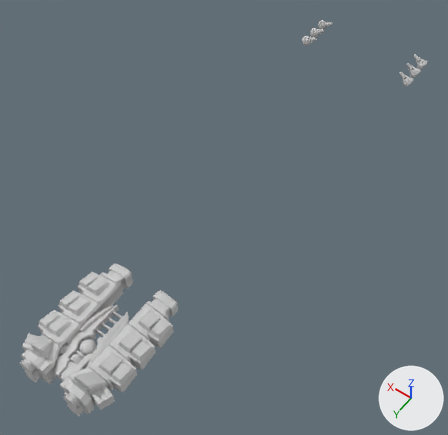
The FBX model プロトタイプ/ShootingGame/Assets/3DObj/big-core-mk3.fbx, before and after one commit.
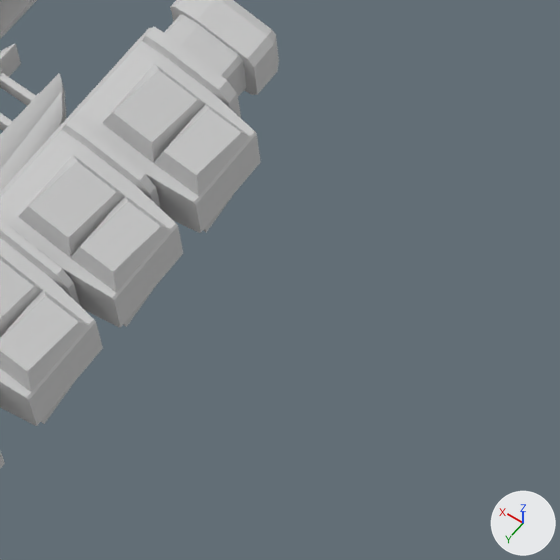
The first picture shows the older version from a 50 mm camera at (-86.0, 52.0, 180.0) aimed at (0.0, -68.0, -10.0). The close-ups show both versions on the part from 25% to 54% of the width and 68% to 97% of the height of that picture; other places that the commit changed are outside them. Lighting does not change. The marker at lower right points along +X, +Y and +Z. Both versions are drawn at frame 319 of the action 'Take 001'; the numbers are the values there.

The first close-up shows 'base', 'smasher_right', 'weapon_left', 'weapon_right'.
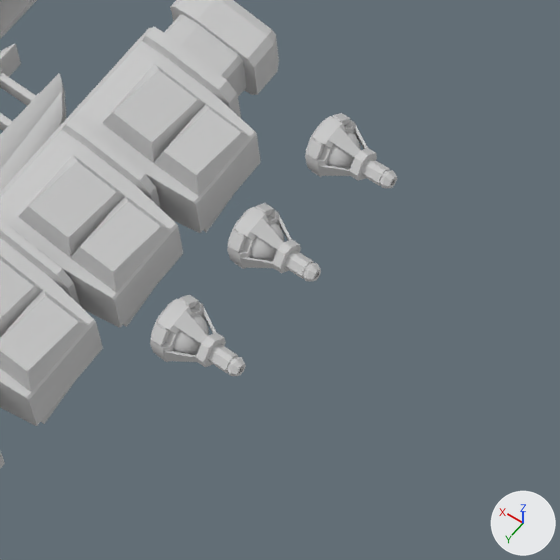
What changed in the scene script:
```text
Change ob_option3:
    ob_option3.location: (-960.2, -3844.0, -0.00449) -> (-960.2, 2805.0, -0.00468)
    ob_option3.rotation_euler: (0.0, 0.973, 0.0) -> (0.0, -1.474, 0.0)  # degrees (0, 56, 0) -> degrees (0, -84, 0)
Change ob_option1:
    ob_option1.location: (-960.2, -3258.0, -0.00449) -> (-960.2, 3504.0, -0.00468)
    ob_option1.rotation_euler: (0.0, 0.973, 0.0) -> (0.0, -1.474, 0.0)  # degrees (0, 56, 0) -> degrees (0, -84, 0)
Change ob_option2:
    ob_option2.location: (-957.8, -3553.0, -0.00452) -> (-957.8, 3161.0, -0.00469)
    ob_option2.rotation_euler: (0.0, 0.973, 0.0) -> (0.0, -1.474, 0.0)  # degrees (0, 56, 0) -> degrees (0, -84, 0)
```

Location of each change, [x1, y1, x2, y2] in pixels of the close-ups (560 x 560 px):
'option1', moved, turned (not visible before): after [150, 295, 246, 376]
'option2', moved, turned (not visible before): after [227, 203, 321, 282]
'option3', moved, turned (not visible before): after [305, 113, 397, 188]
